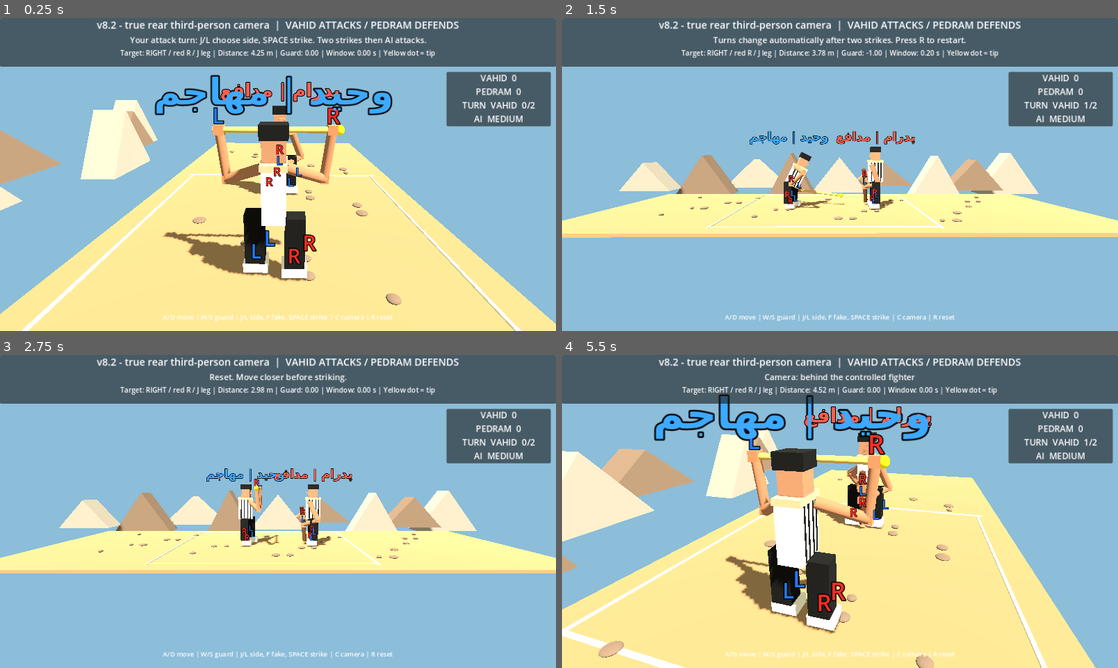
Above: before the commit, frames 1-4 (two rows, left to right).
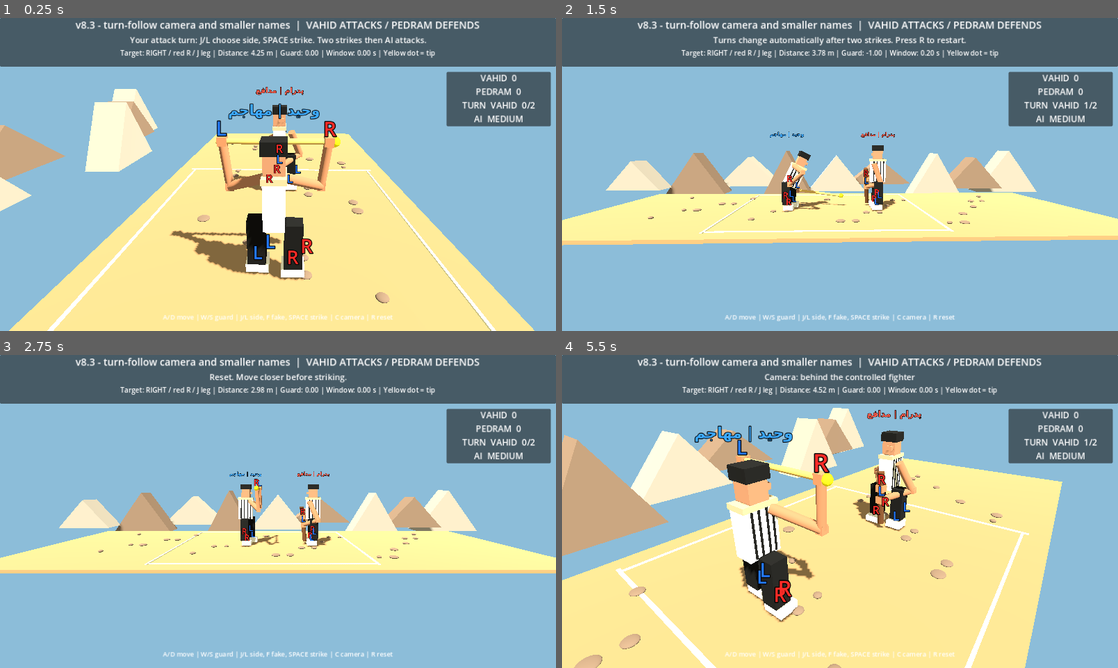
Above: after the commit, the same moments.

Repository: vahidainima-prog/tarke-darak-game
Game: Godot game, scene res://main.tscn
The game is run twice, just before and just after one commit, with the same random seed, the same clock (stepped at 60 frames per second) and the same inputs.
Inputs:
- Up to frame 1 (0.25 s): no input
- Up to frame 2 (1.5 s): tap Enter at 0.5 s; hold D 0.53-1.28 s; tap C at 0.6 s; tap Space at 0.77 s; hold S from 1.28 s (still down); tap Tab at 1.35 s
- Up to frame 3 (2.75 s): tap Space at 1.52 s; tap R at 2, 2.1 s; release S at 2.03 s; hold D from 2.03 s (still down)
- Up to frame 4 (5.5 s): release D at 2.78 s; hold W 2.78-3.53 s; tap J at 2.85 s; tap Space at 3.02, 3.77, 4.52 s; hold A 3.53-5.03 s; tap L at 3.6 s; tap F at 4.35 s; hold S from 5.03 s (still down); tap C at 5.1 s

The runs differ from the first frame. In frame 1, 15% of the frame differs, in the area x 0-100%, y 0-100%; in frame 2, 8.2%; in frame 3, 1.7%; in frame 4, 35%, in the area x 0-96%, y 0-100%.

Commit message:
Follow active attack or defense character with elevated rear camera and smaller nameplates

Diff:
--- a/tarke_darak_godot_v2/main.gd
+++ b/tarke_darak_godot_v2/main.gd
@@ -2,7 +2,7 @@
 
 # Godot 4.x — visual mechanics test. Side camera looks along -Z.
 # Feint depth: negative Z is BEHIND the attacker; positive Z is IN FRONT.
-const BUILD_LABEL := "v8.2 - true rear third-person camera"
+const BUILD_LABEL := "v8.3 - turn-follow camera and smaller names"
 const DEF_X := 1.55
 const STRIKES_PER_TURN := 2
 const AI_DIFFICULTY := "MEDIUM"
@@ -349,10 +349,10 @@
 	var nameplate := Label3D.new()
 	nameplate.name = "FighterName"
 	nameplate.text = fighter_name
-	nameplate.font_size = 88
-	nameplate.pixel_size = 0.006
+	nameplate.font_size = 48
+	nameplate.pixel_size = 0.0045
 	nameplate.modulate = color
-	nameplate.outline_size = 14
+	nameplate.outline_size = 9
 	nameplate.billboard = BaseMaterial3D.BILLBOARD_ENABLED
 	nameplate.no_depth_test = true
 	nameplate.position = Vector3(0.0, 3.12, 0.0)
@@ -672,18 +672,18 @@
 func update_camera(delta: float) -> void:
 	if game_camera == null:
 		return
-	# Vahid faces +X. To see his BACK, camera must stay directly on
-	# the -X axis (not offset sideways along Z). The former large +Z
-	# offset made the scene look like a side view.
 	var target_position := Vector3(0.0, 2.45, 12.5)
 	var target_focus := Vector3(0.0, 1.45, 0.0)
 	if shoulder_camera:
-		# Reference composition: Vahid large in the foreground, Pedram
-		# centered ahead, ground markings visible below both fighters.
-		# Keep camera distance consistent; follow Vahid in both roles.
-		target_position = Vector3(attack_x - 4.25, 3.15, 0.18)
-		target_focus = Vector3(attack_x + 1.85, 1.15, 0.0)
-	var weight := 1.0 - exp(-5.5 * delta)
+		# Follow the character the player currently controls.
+		# During attack, camera looks along +X from behind the attacker.
+		# During defense, it looks along -X from behind the defender.
+		var controlled_x: float = defender_x if defending else attack_x
+		var facing: float = -1.0 if defending else 1.0
+		target_position = Vector3(controlled_x - facing * 4.55, 4.15, 0.18)
+		target_focus = Vector3(controlled_x + facing * 1.95, 1.00, 0.0)
+	# A slower blend avoids snapping across the field on a role switch.
+	var weight := 1.0 - exp(-3.3 * delta)
 	game_camera.position = game_camera.position.lerp(target_position, weight)
 	camera_focus = camera_focus.lerp(target_focus, weight)
 	game_camera.look_at(camera_focus, Vector3.UP)
